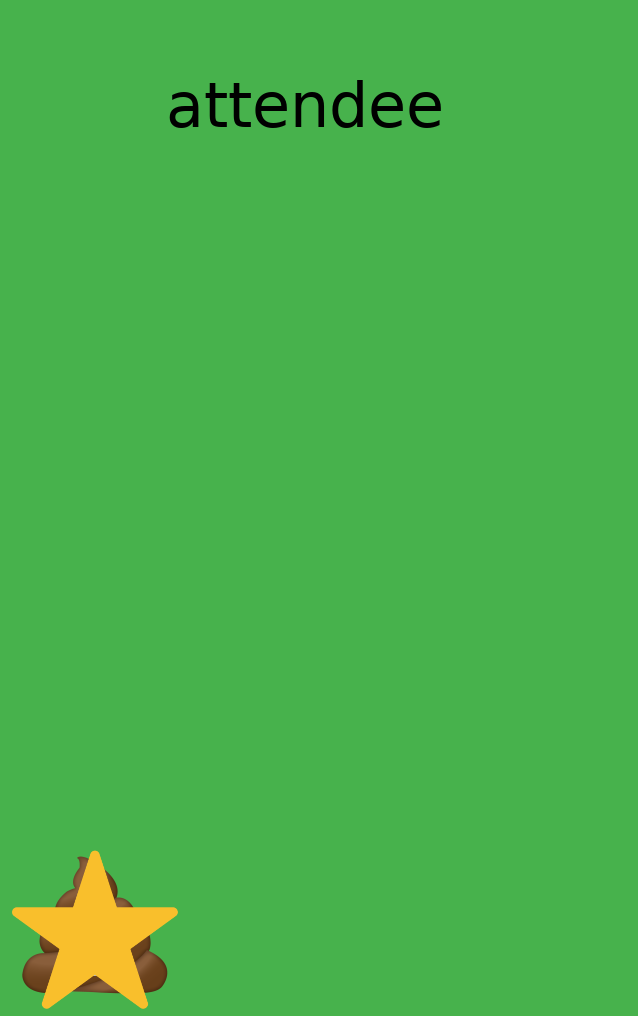
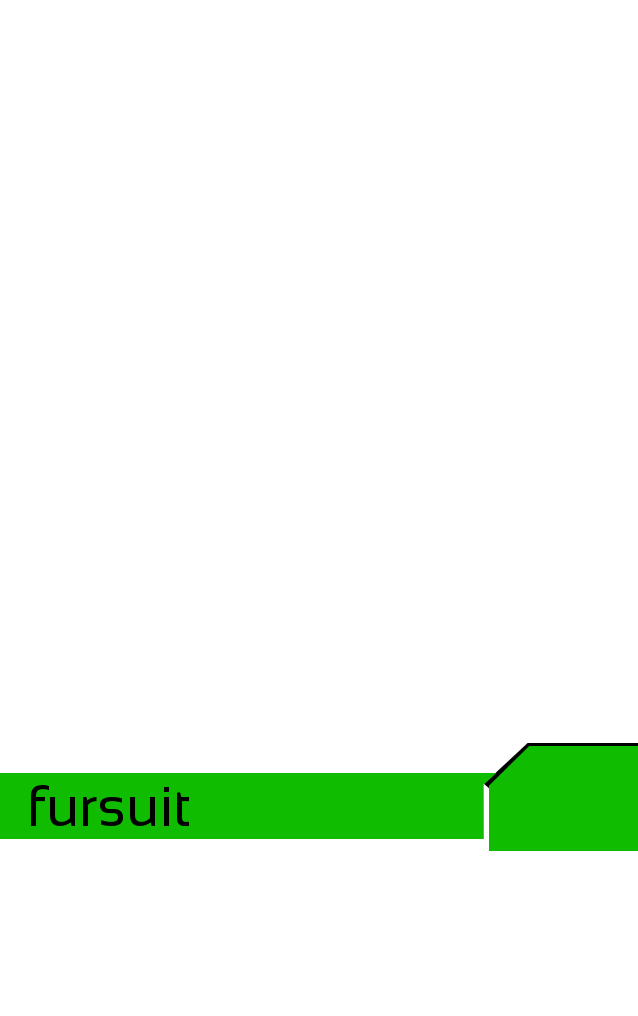
Revision of a layered 638x1016 image; what changed, layer by layer:
added layer "fursuit" above "fursuit #1" over [31, 785, 189, 826]
added layer "fursuit #1" above "medic #2" over [0, 743, 638, 851]
hid "star.png copy" over [12, 850, 178, 1009]
hid "Transformation" over [22, 856, 168, 994]
hid group "Layer Group" (2 layers) over [0, 0, 638, 1016]
